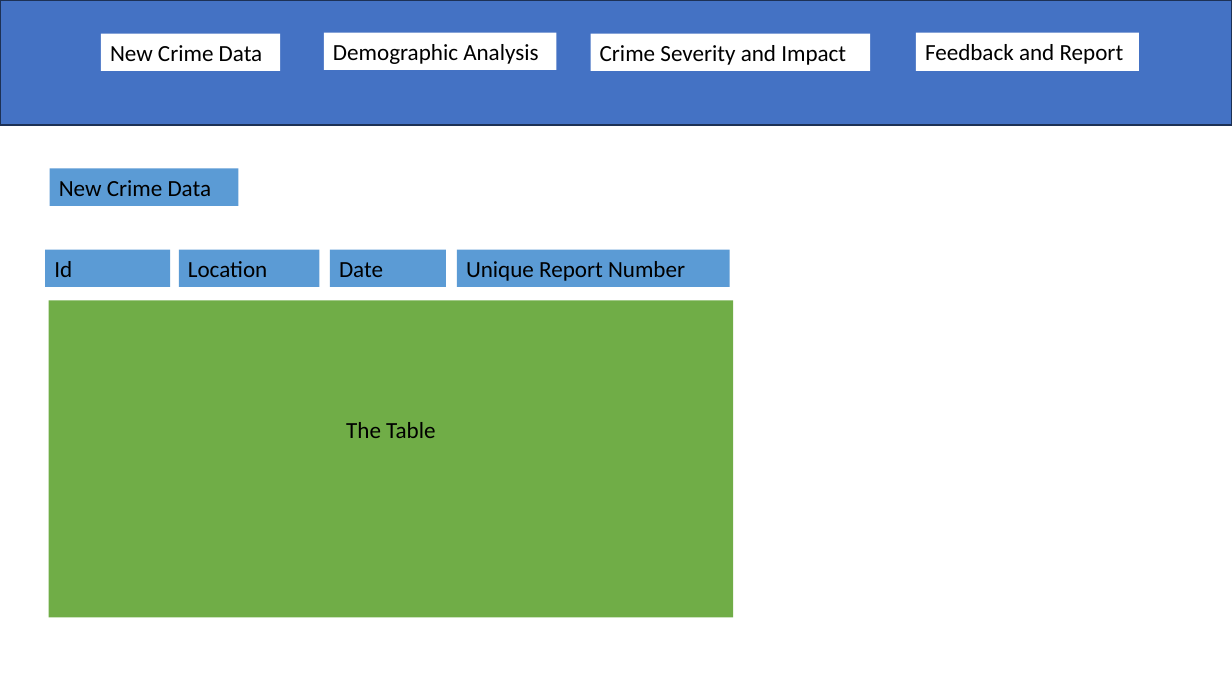
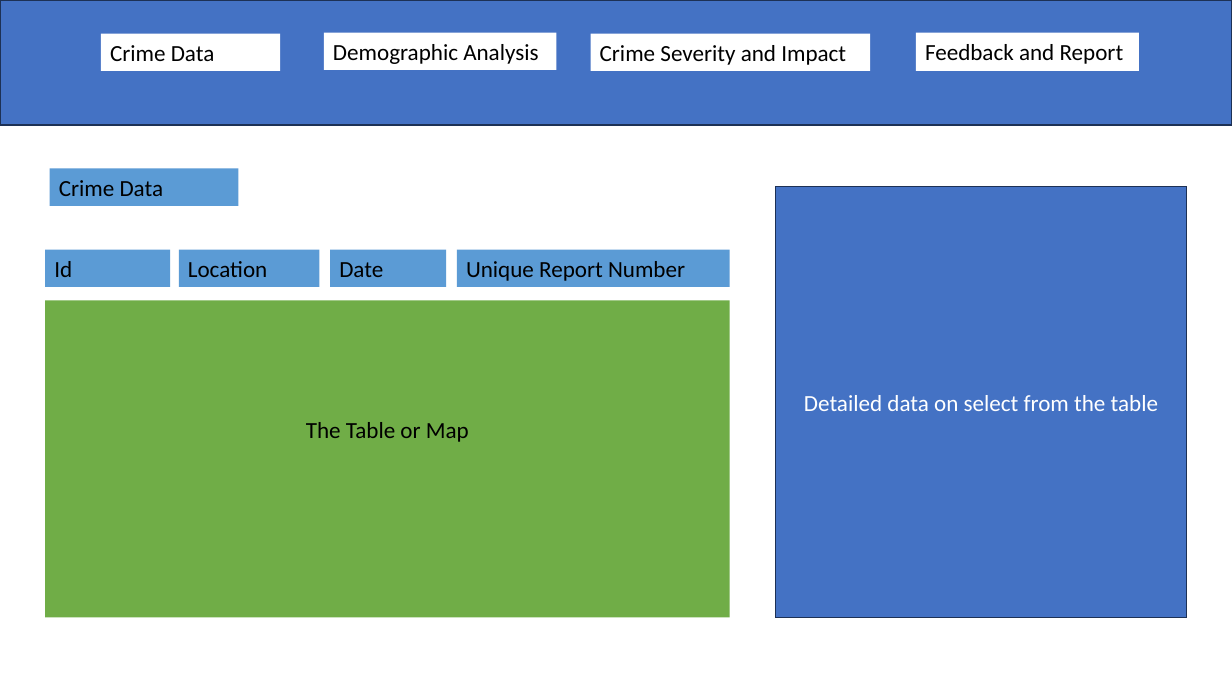
Before and after one commit to cs411-alawini/Los-Angeles-Crime-Data-Analysis, a slide deck: slide 1 of doc/UI Mock up.pptx. Drawn at 1232x693 pixels with LibreOffice and Linux fonts; fonts in the diff are those of the drawing. Boxes give left, top, right and bottom in pixels: in the first picture for what was removed or moved away, otherwise in the second. Text is boxed around its words. In the diff, an @@ line names an element or a change of style, - is before the commit and + after.

```diff
--- a/doc/UI Mock up.pptx
+++ b/doc/UI Mock up.pptx
@@ text in rectangle at (x1=110, y1=45, x2=215, y2=61): text changed @@
-New Crime Data
+Crime Data
@@ text in rectangle at (x1=59, y1=180, x2=164, y2=196): text changed @@
-New Crime Data
+Crime Data
@@ rectangle added at (x1=775, y1=187, x2=1187, y2=617), fill #4472C4, outline #1E3256 1 pt, 18 pt, text #FFFFFF @@
+Detailed data on select from the table
@@ rectangle "The Table or Map" moved from (x1=49, y1=300, x2=734, y2=617) to (x1=45, y1=300, x2=730, y2=617) @@
@@ text in rectangle at (x1=306, y1=422, x2=469, y2=442): text changed @@
-The Table
+The Table or Map
```
Also in this commit, not shown: 3 other slides changed.
